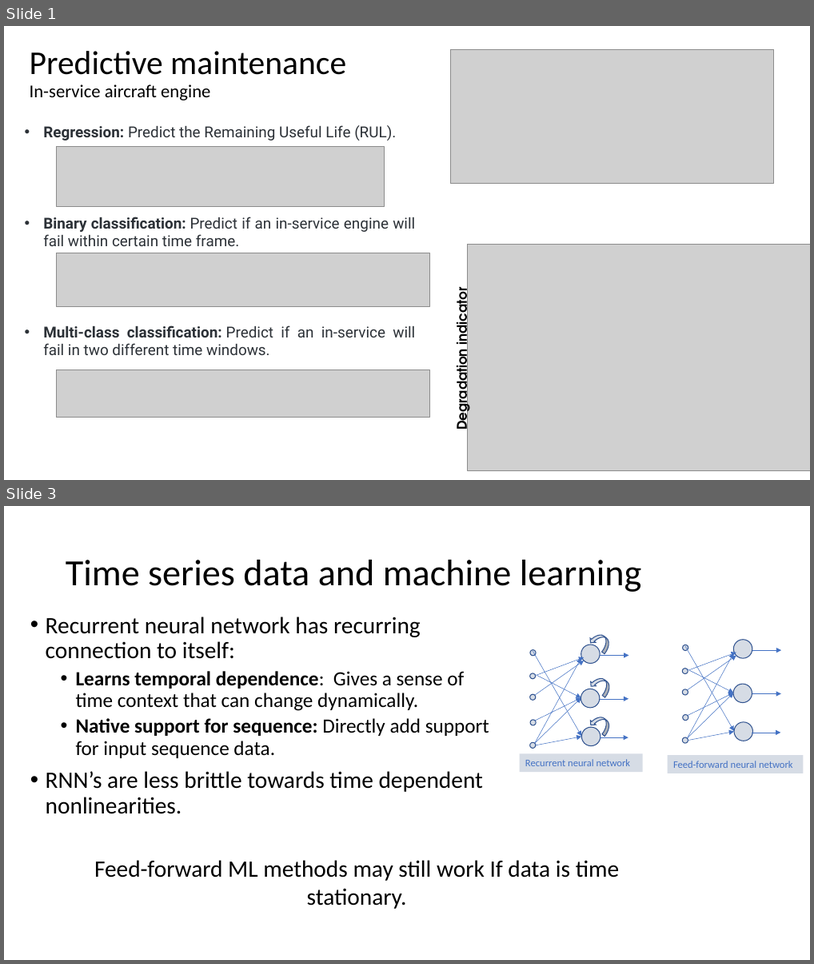
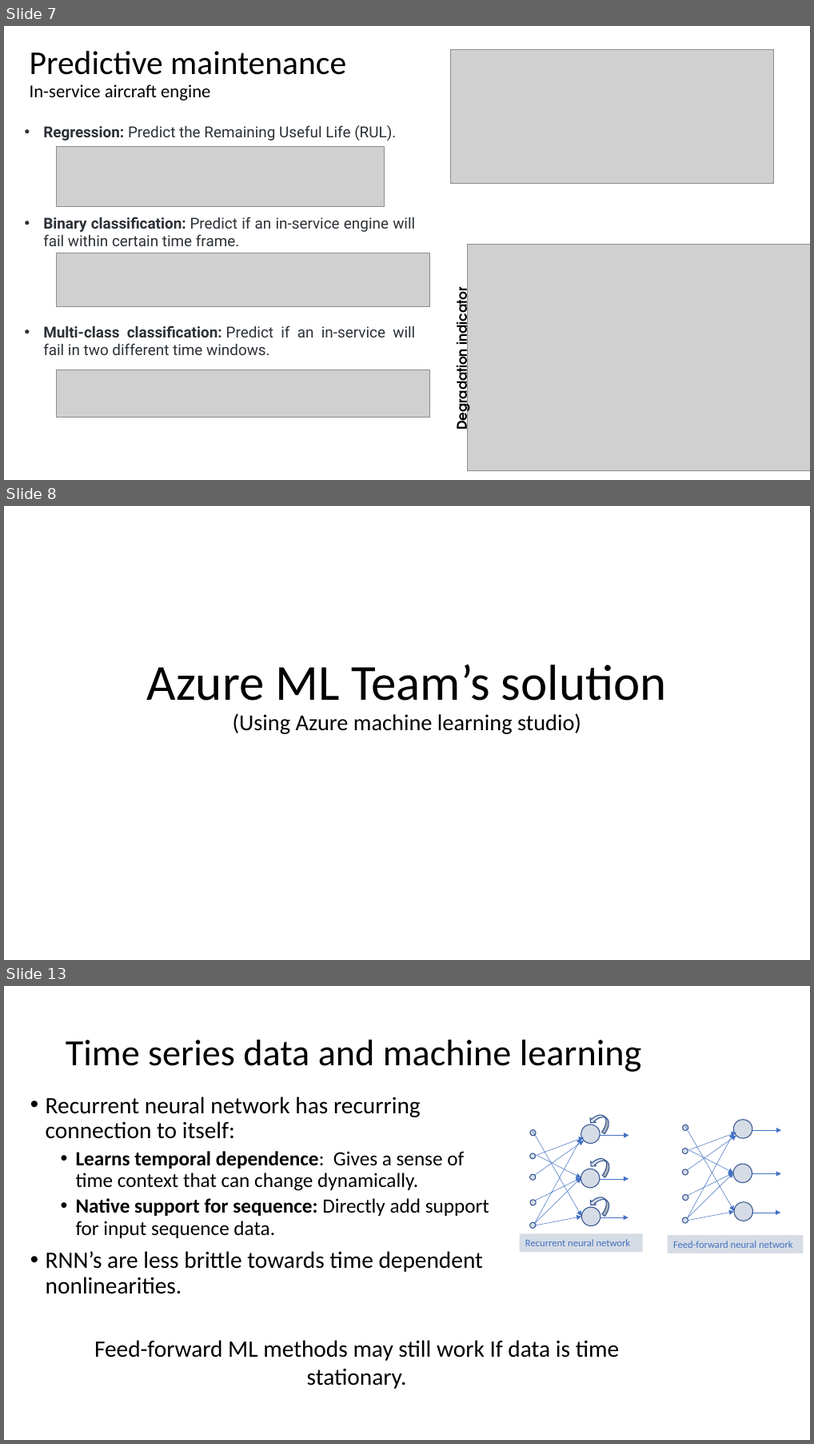
Before and after one commit to Axbit/ml-iot-showcases, a slide deck: PredictiveMaintenance/Predictive maintenance.pptx. Shown one above the other, each under a label of ours: slides 1 and 3 before the commit, slides 7, 8 and 13 after it; the slides between them are not shown. The pictures are 814x964 and 814x1444 pixels, drawn with LibreOffice and Linux fonts; fonts in the diff are those of the drawing; grey boxes stand for pictures. Boxes give left, top, right and bottom in pixels: in the first picture for what was removed or moved away, otherwise in the second. Text is boxed around its words. In the diff, an @@ line names an element or a change of style, - is before the commit and + after.

```diff
--- a/PredictiveMaintenance/Predictive maintenance.pptx
+++ b/PredictiveMaintenance/Predictive maintenance.pptx
@@ slide 8 added at box(4, 506, 810, 960), background #FFFFFF @@
@@ title added at box(147, 664, 667, 734), 27 pt, text #000000 @@
+Azure ML Team’s solution
+(Using Azure machine learning studio)
@@ what was slide 1 is now slide 7 @@
@@ what was slide 3 is now slide 13 @@
```
Also in this commit, not shown: 8 slides changed, 10 other slides added.
